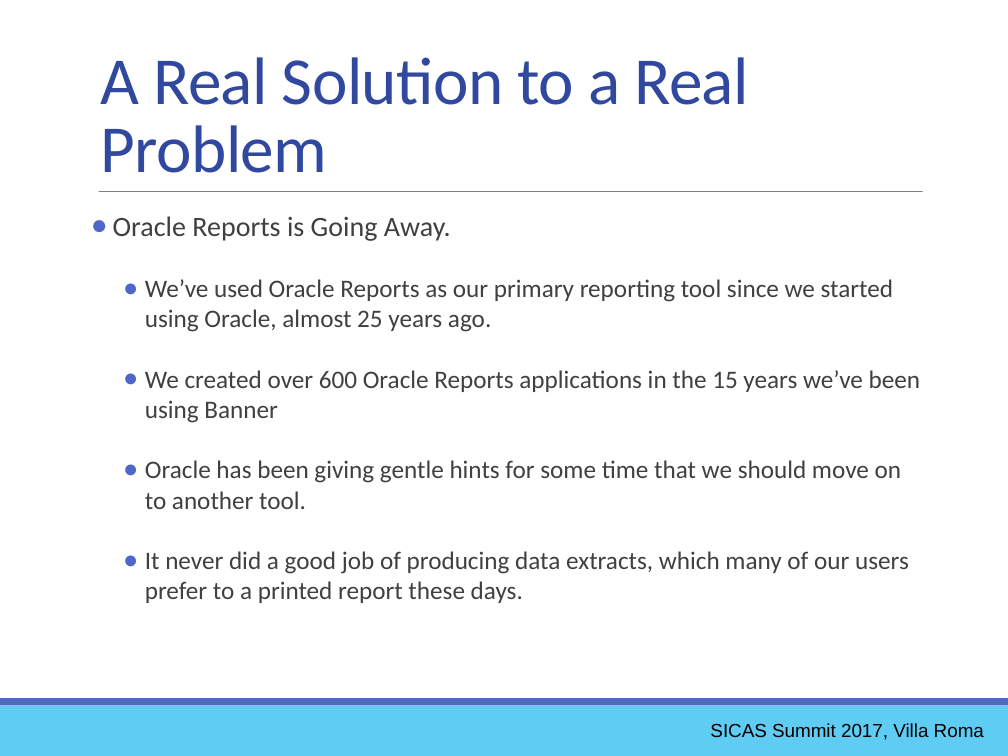
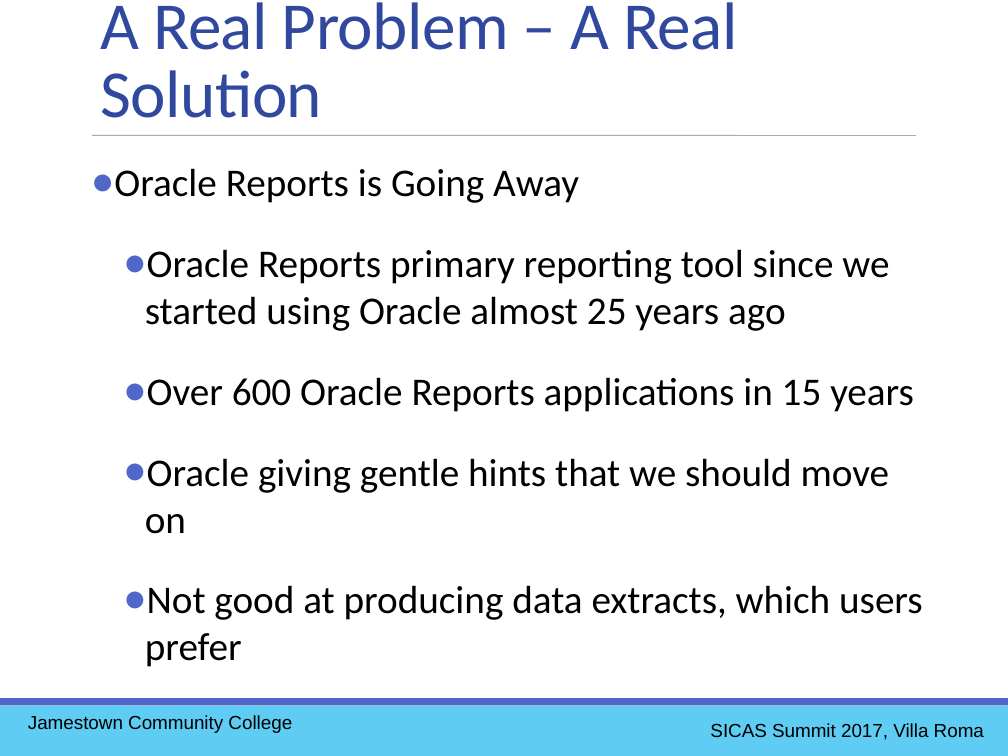
Before and after one commit to ewcole/simple_report, a slide deck: slide 4 of docs/SICAS_2017/Cole_Drop-In Reporting with Groovy.pptx. Drawn at 1008x756 pixels with LibreOffice and Linux fonts; fonts in the diff are those of the drawing. Boxes give left, top, right and bottom in pixels: in the first picture for what was removed or moved away, otherwise in the second. Text is boxed around its words. In the diff, an @@ line names an element or a change of style, - is before the commit and + after.

```diff
--- a/docs/SICAS_2017/Cole_Drop-In Reporting with Groovy.pptx
+++ b/docs/SICAS_2017/Cole_Drop-In Reporting with Groovy.pptx
@@ text at [101, 2, 737, 118]: text changed @@
-A Real Solution to a Real Problem
+A Real Problem – A Real Solution
@@ line moved from (99, 192) - (922, 192) to (92, 135) - (916, 135) @@
@@ text at [114, 168, 923, 667]: text changed; size 18 to 28 pt; text colour #404040 to #000000 @@
-● Oracle Reports is Going Away.
-  ● We’ve used Oracle Reports as our primary reporting tool since we started using Oracle, almost 25 years ago.
-  ● We created over 600 Oracle Reports applications in the 15 years we’ve been using Banner
-  ● Oracle has been giving gentle hints for some time that we should move on to another tool.
-  ● It never did a good job of producing data extracts, which many of our users prefer to a printed report these days.
+● Oracle Reports is Going Away
+  ● Oracle Reports primary reporting tool since we started using Oracle almost 25 years ago
+  ● Over 600 Oracle Reports applications in 15 years
+  ● Oracle giving gentle hints that we should move on
+  ● Not good at producing data extracts, which users prefer
@@ text added at [28, 715, 292, 733], 13.5 pt, text #000000 @@
+Jamestown Community College
```
Also in this commit, not shown: 46 other slides changed, 8 slides added.
